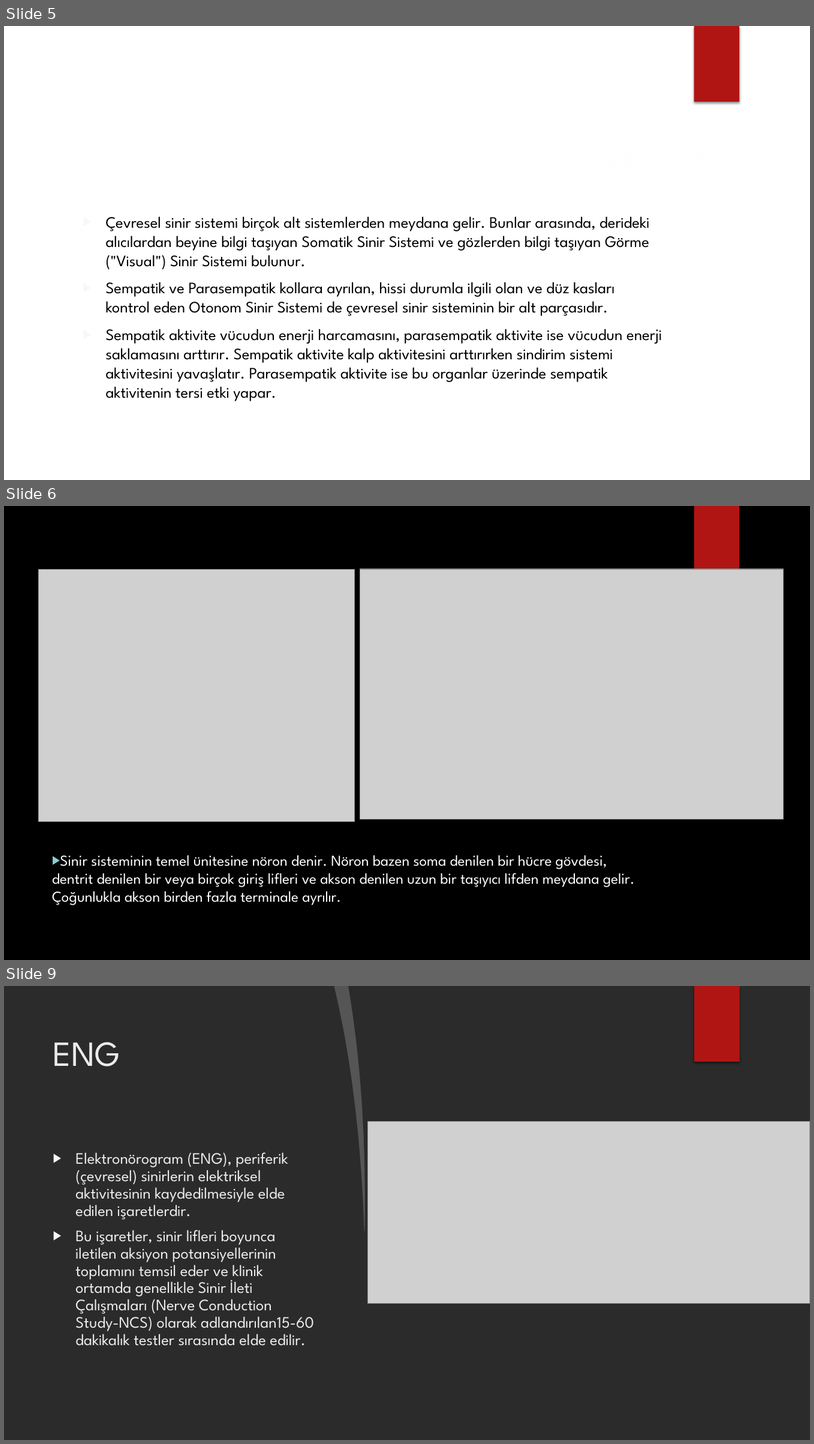
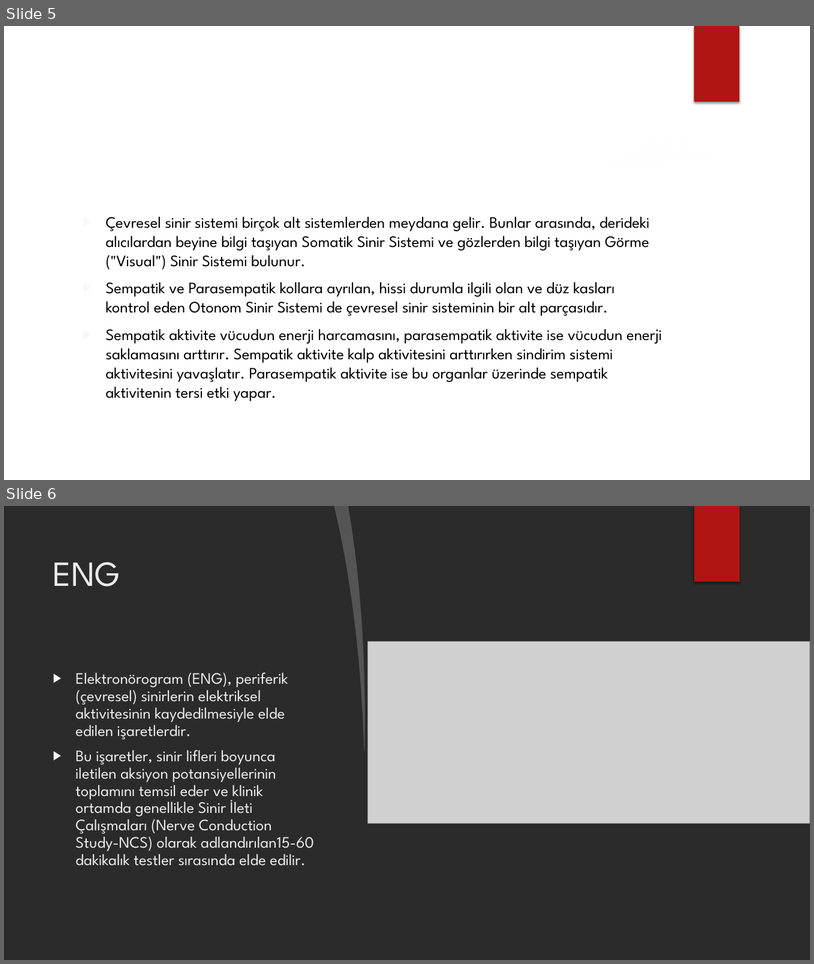
Before and after one commit to karakasmf/Medical-Electronic, a slide deck: elektronörogram.pptx. Shown one above the other, each under a label of ours: slides 5, 6 and 9 before the commit, slides 5 and 6 after it; the slides between them are not shown. The pictures are 814x1444 and 814x964 pixels, drawn with LibreOffice and Linux fonts; fonts in the diff are those of the drawing; grey boxes stand for pictures; background and template pictures are left out; a plain dark background stands for a picture behind light text. Boxes give left, top, right and bottom in pixels: in the first picture for what was removed or moved away, otherwise in the second. Text is boxed around its words. In the diff, an @@ line names an element or a change of style, - is before the commit and + after.

```diff
--- a/elektronörogram.pptx
+++ b/elektronörogram.pptx
@@ slide 6 removed at [4, 506, 810, 960], background picture (left out); not listed: 1 template element that a slide beside it also shows @@
@@ picture removed at [38, 569, 355, 821] @@
@@ picture removed at [360, 569, 785, 819] @@
@@ text removed at [52, 855, 635, 905] @@
-▶ Sinir sisteminin temel ünitesine nöron denir. Nöron bazen soma denilen bir hücre gövdesi, dentrit denilen bir veya birçok giriş lifleri ve akson denilen uzun bir taşıyıcı lifden meydana gelir. Çoğunlukla akson birden fazla terminale ayrılır.
@@ what was slide 9 is now slide 6 @@
```
Also in this commit, not shown: 14 slides added, 3 other slides removed, 1 other file.
